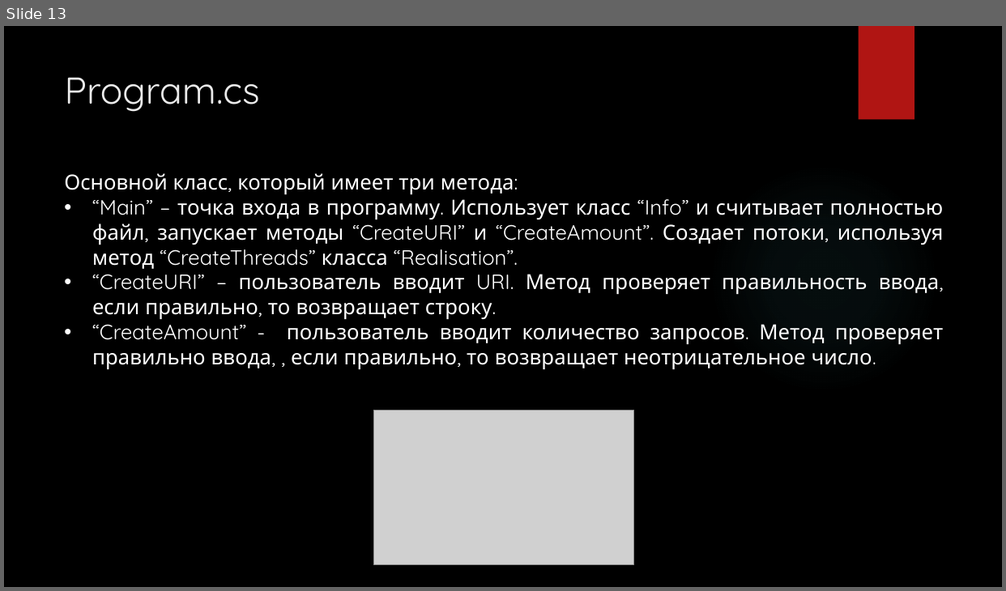
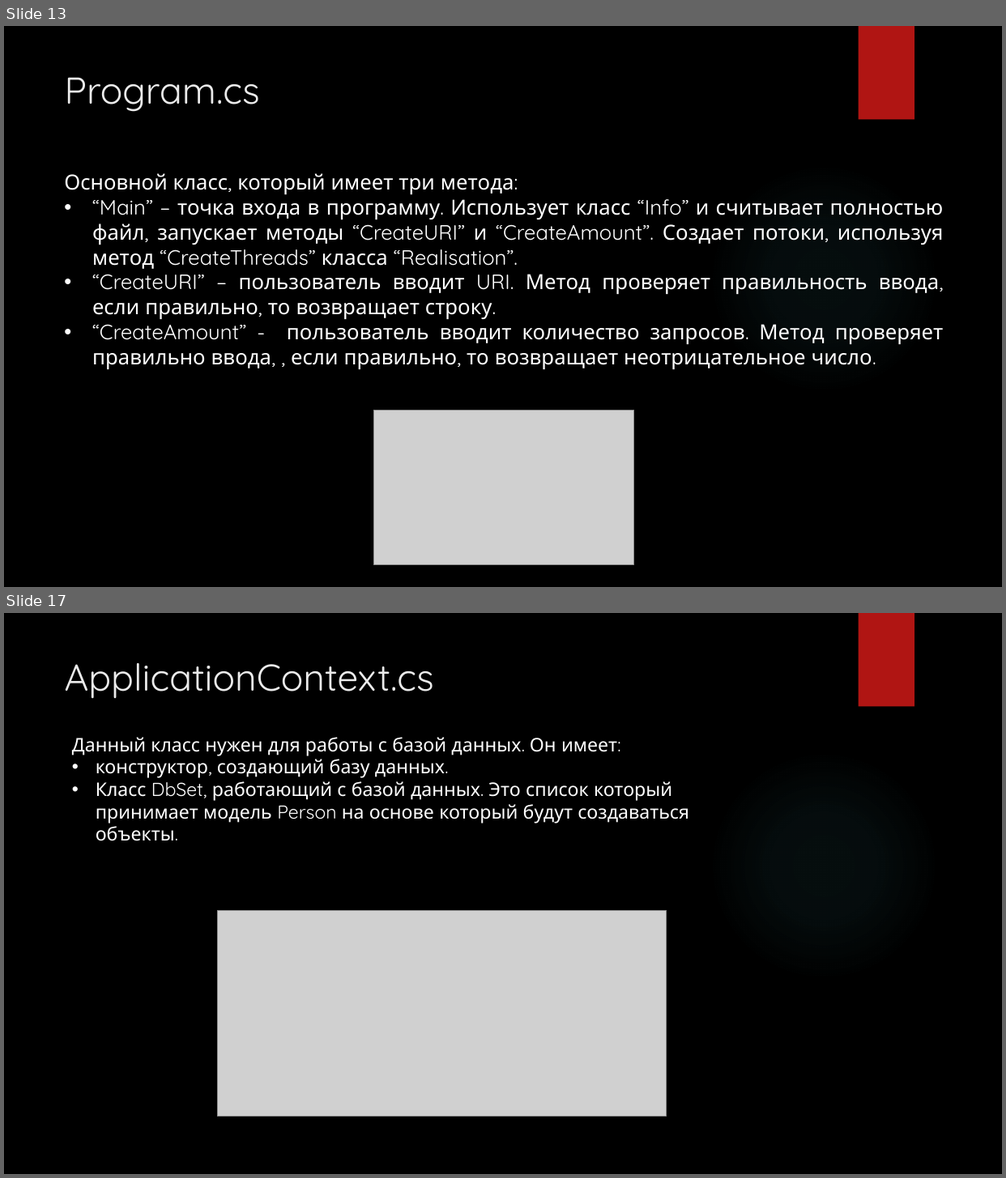
Before and after one commit to T0person/Practic, a slide deck: Практика.pptx. Shown one above the other, each under a label of ours: slide 13 before the commit, slides 13 and 17 after it; the slides between them are not shown. The pictures are 1006x591 and 1006x1178 pixels, drawn with LibreOffice and Linux fonts; fonts in the diff are those of the drawing; grey boxes stand for pictures; background and template pictures are left out. Boxes give left, top, right and bottom in pixels: in the first picture for what was removed or moved away, otherwise in the second. Text is boxed around its words. In the diff, an @@ line names an element or a change of style, - is before the commit and + after.

```diff
--- a/Практика.pptx
+++ b/Практика.pptx
@@ slide 17 added at [4, 613, 1002, 1174], background picture (left out); not listed: 2 template elements that a slide beside it also shows @@
@@ title added at [65, 663, 434, 699], 36 pt, text #EBEBEB @@
+ApplicationContext.cs
@@ text added at [72, 737, 689, 841], 18 pt, text #FFFFFF @@
+Данный класс нужен для работы с базой данных. Он имеет:
+• конструктор, создающий базу данных.
+• Класс DbSet, работающий с базой данных. Это список который принимает модель Person на основе который будут создаваться объекты.
@@ picture added at [217, 910, 667, 1116] @@
```
Also in this commit, not shown: 1 slide changed, 11 other slides added, 1 slide removed.
